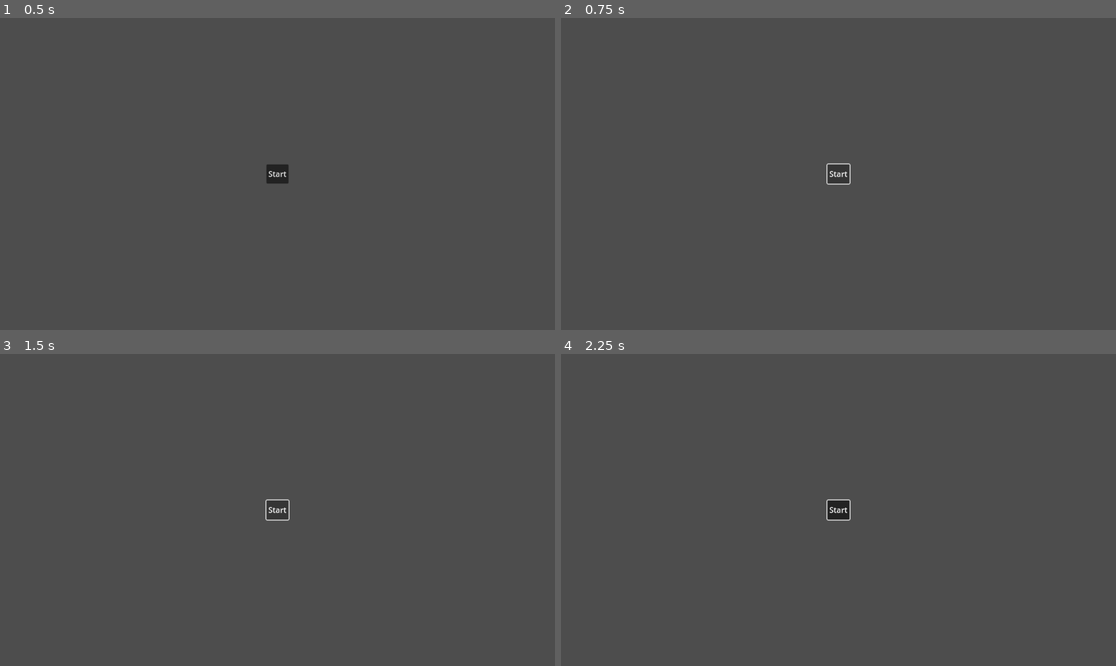
Above: before the commit, frames 1-4 (two rows, left to right).
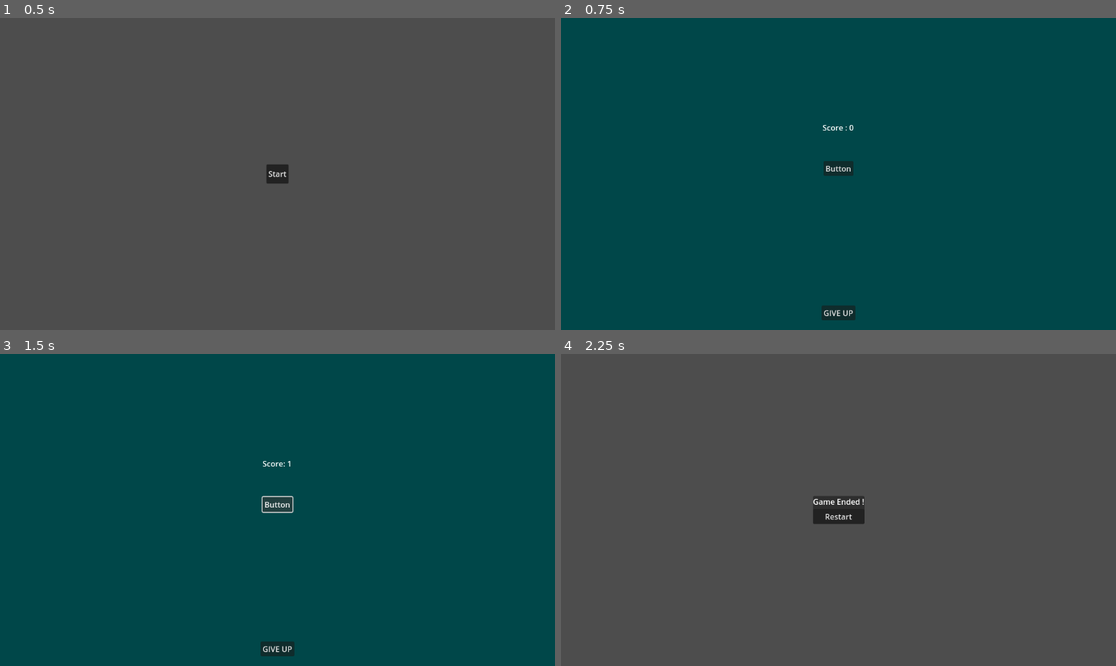
Above: after the commit, the same moments.

Repository: Prakkkmak/Project-Beta
Game: Godot game, scene res://screens/title_screen/title_screen.tscn
Same seed, same stepped clock (60 frames per second), same inputs: the game is played once before the commit and once after it.
Inputs (mouse positions are in pixels of both pictures, inside the frame that each line leads up to):
- Up to frame 1 (0.5 s): no input
- Up to frame 2 (0.75 s): click "Start" at 0.5 s
- Up to frame 3 (1.5 s): click (277, 503) at 1.25 s, where only the run after the commit has a clickable "Button"
- Up to frame 4 (2.25 s): click (838, 650) at 2 s, where only the run after the commit has a clickable "GIVE UP"

Frame 1 is identical in both runs. In frame 2, 100% of the frame differs, in the area x 0-100%, y 0-100%; in frame 3, 100%; in frame 4, 0.7%.

Commit message:
base game

Diff:
--- /dev/null
+++ b/scenes/main/main.gd
@@ -0,0 +1,33 @@
+class_name Main
+extends CanvasLayer
+
+@export_file("*.tscn") var end_screen_file_path: String = "res://screens/end_screen/end_screen.tscn"
+
+@export_range(0,1000) var score: int = 0
+
+
+@onready var main_button: Button = %MainButton
+@onready var give_up_button: Button = %GiveUpButton
+@onready var score_label: Label = %ScoreLabel
+
+
+func _ready() -> void:
+	give_up_button.pressed.connect(_on_give_up_button_pressed)
+	main_button.pressed.connect(_on_main_button_pressed)
+
+
+func _update_score_label() -> void:
+	score_label.text = "Score: " + str(score)
+
+
+func _on_main_button_pressed() -> void:
+	score += 1
+	_update_score_label()
+
+
+func _on_give_up_button_pressed() -> void:
+	if !end_screen_file_path:
+		push_warning("No end screen file path set")
+		return
+	print("Player give up")
+	get_tree().change_scene_to_file(end_screen_file_path)
--- /dev/null
+++ b/scenes/main/main.tscn
@@ -0,0 +1,56 @@
+[gd_scene load_steps=2 format=3 uid="uid://b56hrpj2ihat8"]
+
+[ext_resource type="Script" path="res://scenes/main/main.gd" id="1_5dvk3"]
+
+[node name="Main" type="CanvasLayer"]
+script = ExtResource("1_5dvk3")
+
+[node name="PanelContainer" type="PanelContainer" parent="."]
+anchors_preset = 15
+anchor_right = 1.0
+anchor_bottom = 1.0
+grow_horizontal = 2
+grow_vertical = 2
+
+[node name="ColorRect" type="ColorRect" parent="PanelContainer"]
+layout_mode = 2
+color = Color(0, 0.279757, 0.284313, 1)
+
+[node name="MarginContainer" type="MarginContainer" parent="PanelContainer"]
+layout_mode = 2
+theme_override_constants/margin_left = 20
+theme_override_constants/margin_top = 20
+theme_override_constants/margin_right = 20
+theme_override_constants/margin_bottom = 20
+
+[node name="VBoxContainer" type="VBoxContainer" parent="PanelContainer/MarginContainer"]
+layout_mode = 2
+size_flags_vertical = 4
+
+[node name="ScoreLabel" type="Label" parent="PanelContainer/MarginContainer/VBoxContainer"]
+unique_name_in_owner = true
+layout_mode = 2
+size_flags_horizontal = 4
+text = "Score : 0"
+
+[node name="Control" type="Control" parent="PanelContainer/MarginContainer/VBoxContainer"]
+custom_minimum_size = Vector2(0, 50)
+layout_mode = 2
+
+[node name="MainButton" type="Button" parent="PanelContainer/MarginContainer/VBoxContainer"]
+unique_name_in_owner = true
+layout_mode = 2
+size_flags_horizontal = 4
+size_flags_vertical = 4
+text = "Button"
+
+[node name="Control2" type="Control" parent="PanelContainer/MarginContainer/VBoxContainer"]
+custom_minimum_size = Vector2(0, 100)
+layout_mode = 2
+
+[node name="GiveUpButton" type="Button" parent="PanelContainer/MarginContainer"]
+unique_name_in_owner = true
+layout_mode = 2
+size_flags_horizontal = 4
+size_flags_vertical = 8
+text = "GIVE UP"
--- a/screens/end_screen/end_screen.gd
+++ b/screens/end_screen/end_screen.gd
@@ -1,6 +1,6 @@
 extends CanvasLayer
 
-@export_file("*.tscn") var title_screen_file_path: String = "res://scenes/ui/screens/title_screen/title_screen.tscn"
+@export_file("*.tscn") var title_screen_file_path: String = "res://screens/title_screen/title_screen.tscn"
 
 @onready var restart_button: Button = %RestartButton
 
--- a/screens/end_screen/end_screen.tscn
+++ b/screens/end_screen/end_screen.tscn
@@ -21,7 +21,8 @@
 [node name="VBoxContainer" type="VBoxContainer" parent="PanelContainer"]
 layout_mode = 2
 
-[node name="Label" type="Label" parent="PanelContainer/VBoxContainer"]
+[node name="GameEndedLabel" type="Label" parent="PanelContainer/VBoxContainer"]
+unique_name_in_owner = true
 layout_mode = 2
 text = "Game Ended !"
 
--- a/screens/title_screen/title_screen.gd
+++ b/screens/title_screen/title_screen.gd
@@ -1,6 +1,6 @@
 extends CanvasLayer
 
-@export_file("*.tscn") var end_screen_file_path: String = "res://scenes/ui/screens/end_screen/end_screen.tscn"
+@export_file("*.tscn") var end_screen_file_path: String = "res://scenes/main/main.tscn"
 
 @onready var start_button: Button = %StartButton
 
